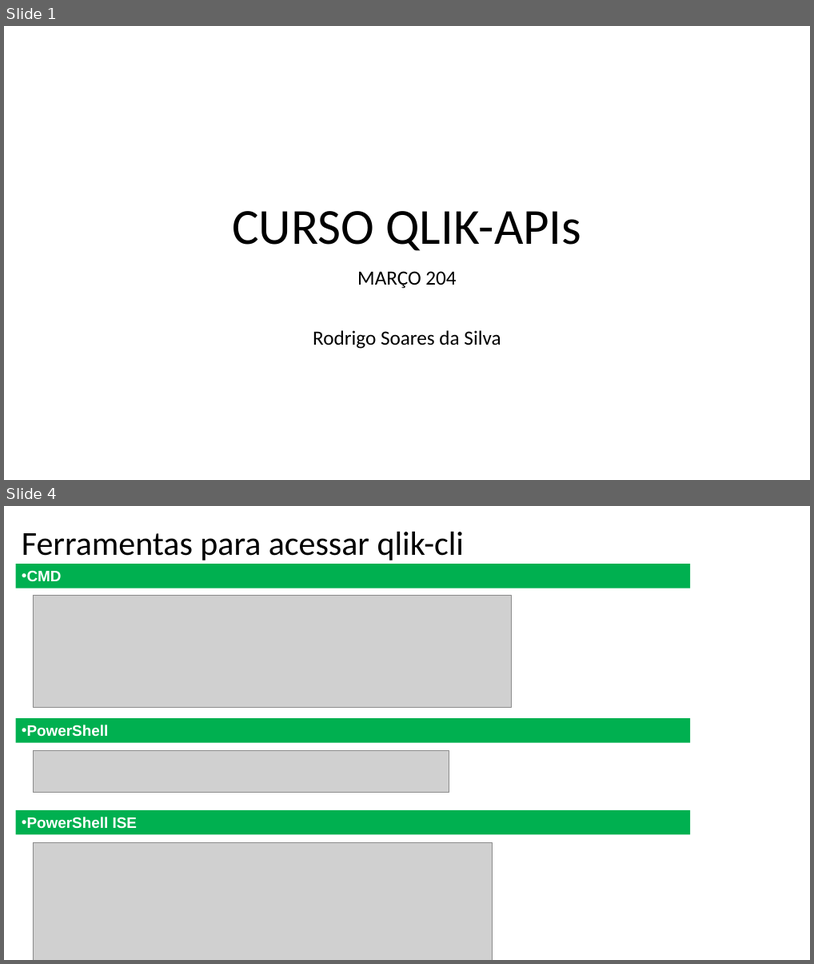
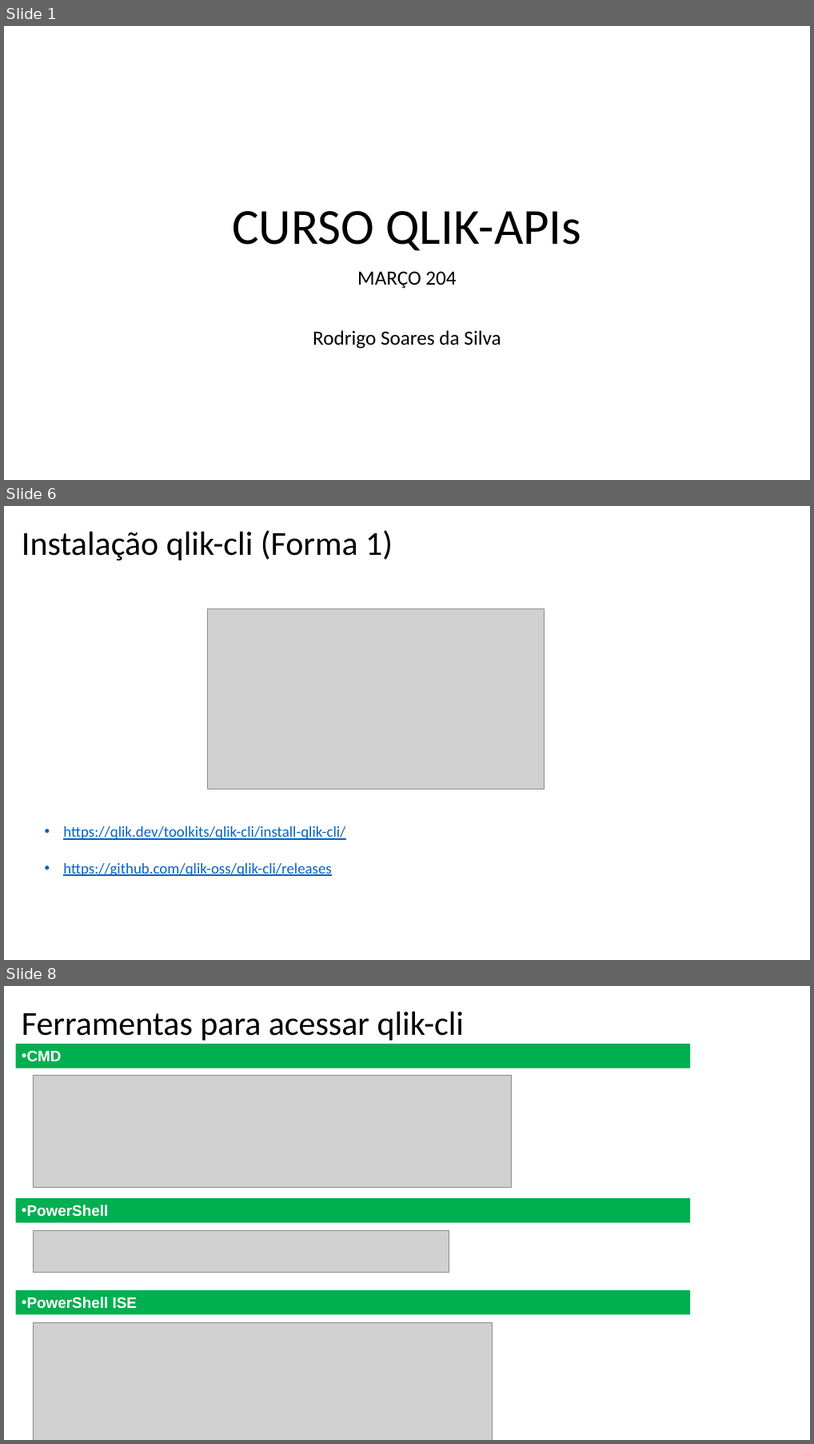
Before and after one commit to digaosss70/qlik-api-exemplos, a slide deck: qlik_apis.pptx. Shown one above the other, each under a label of ours: slides 1 and 4 before the commit, slides 1, 6 and 8 after it; the slides between them are not shown. The pictures are 814x964 and 814x1444 pixels, drawn with LibreOffice and Linux fonts; fonts in the diff are those of the drawing; grey boxes stand for pictures. Boxes give left, top, right and bottom in pixels: in the first picture for what was removed or moved away, otherwise in the second. Text is boxed around its words. In the diff, an @@ line names an element or a change of style, - is before the commit and + after.

```diff
--- a/qlik_apis.pptx
+++ b/qlik_apis.pptx
@@ slide 6 added at <box>4,506,810,960</box>, background #FFFFFF @@
@@ text added at <box>22,530,393,560</box>, 40 pt, text #000000 @@
+Instalação qlik-cli (Forma 1)
@@ picture added at <box>208,609,545,789</box> @@
@@ text added at <box>63,826,346,876</box>, 18 pt, text #0563C1, underline @@
+• https://qlik.dev/toolkits/qlik-cli/install-qlik-cli/
+• https://github.com/qlik-oss/qlik-cli/releases
@@ what was slide 4 is now slide 8 @@
```
Also in this commit, not shown: 2 slides changed, 4 other slides added.
